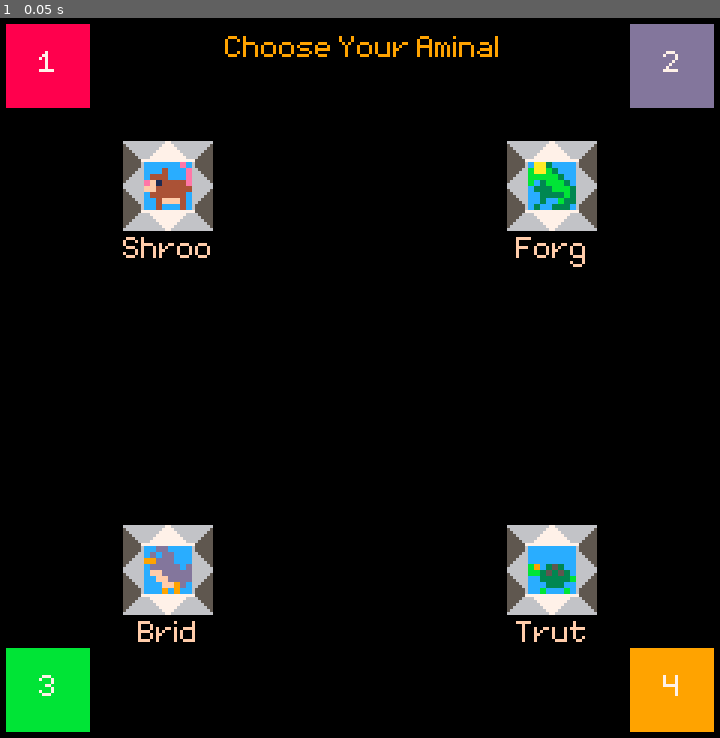
Above: before the commit, frame 1.
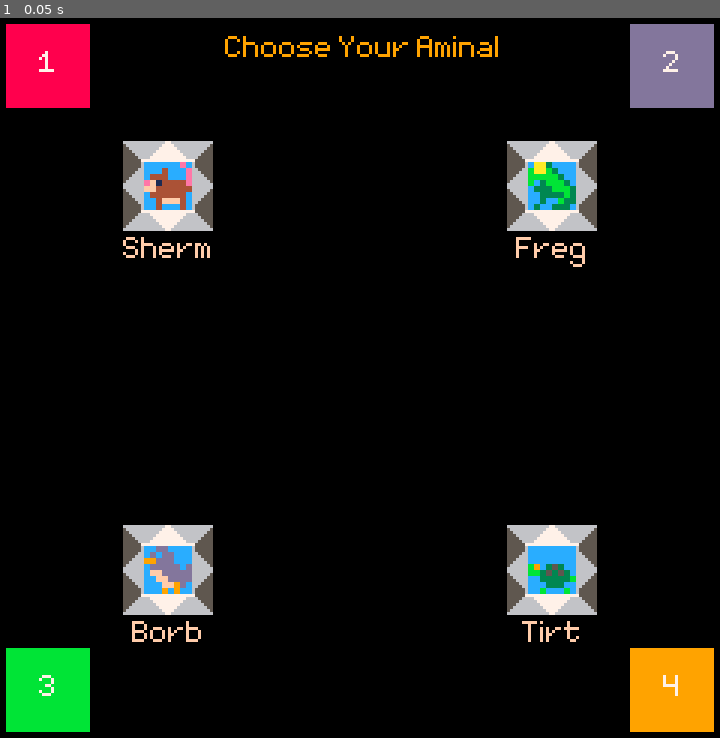
Above: after the commit, the same moment.

Repository: sealgair/ForestFiends
Game: Godot game, scene res://screens/character_select/CharacterSelect.tscn
Two runs of this game, one before a commit and one after it. Both use one fixed random seed, a clock stepped at 60 frames per second and the inputs below.
Inputs:
- Up to frame 1 (0.05 s): no input

The runs differ from the first frame. In frame 1, 0.3% of the frame differs, in the area x 18-82%, y 31-87%.

Commit message:
refactor aminal names

Diff:
--- a/characters/Brid.gd
+++ b/characters/Bird.gd
@@ -13,7 +13,7 @@
 
 
 func get_species():
-	return "Brid"
+	return "Bird"
 
 
 func special():
--- a/characters/Shroo.tscn
+++ b/characters/Bird.tscn
@@ -1,9 +1,9 @@
-[gd_scene load_steps=19 format=2]
+[gd_scene load_steps=16 format=2]
 
 [ext_resource path="res://characters/Player.tscn" type="PackedScene" id=1]
-[ext_resource path="res://characters/Shroo.gd" type="Script" id=2]
-[ext_resource path="res://art/decay.png" type="Texture" id=4]
-[ext_resource path="res://art/shru.png" type="Texture" id=5]
+[ext_resource path="res://characters/Bird.gd" type="Script" id=2]
+[ext_resource path="res://art/decay.png" type="Texture" id=3]
+[ext_resource path="res://art/brid.png" type="Texture" id=4]
 
 [sub_resource type="Shader" id=1]
 resource_local_to_scene = true
@@ -38,59 +38,47 @@
 shader_param/palette = 0
 shader_param/palette_length = 4
 
-[sub_resource type="AtlasTexture" id=36]
-atlas = ExtResource( 5 )
-region = Rect2( 48, 16, 16, 16 )
-
-[sub_resource type="AtlasTexture" id=37]
-atlas = ExtResource( 5 )
-region = Rect2( 64, 16, 16, 16 )
-
-[sub_resource type="AtlasTexture" id=38]
-atlas = ExtResource( 5 )
+[sub_resource type="AtlasTexture" id=23]
+atlas = ExtResource( 4 )
 region = Rect2( 80, 16, 16, 16 )
 
-[sub_resource type="AtlasTexture" id=39]
-atlas = ExtResource( 5 )
+[sub_resource type="AtlasTexture" id=24]
+atlas = ExtResource( 4 )
 region = Rect2( 96, 16, 16, 16 )
 
 [sub_resource type="AtlasTexture" id=20]
-atlas = ExtResource( 4 )
+atlas = ExtResource( 3 )
 region = Rect2( 0, 0, 16, 16 )
 
 [sub_resource type="AtlasTexture" id=21]
-atlas = ExtResource( 4 )
+atlas = ExtResource( 3 )
 region = Rect2( 16, 0, 16, 16 )
 
-[sub_resource type="AtlasTexture" id=34]
-atlas = ExtResource( 5 )
+[sub_resource type="AtlasTexture" id=25]
+atlas = ExtResource( 4 )
 region = Rect2( 0, 16, 16, 16 )
 
-[sub_resource type="AtlasTexture" id=35]
-atlas = ExtResource( 5 )
+[sub_resource type="AtlasTexture" id=26]
+atlas = ExtResource( 4 )
 region = Rect2( 32, 16, 16, 16 )
 
-[sub_resource type="AtlasTexture" id=40]
-atlas = ExtResource( 5 )
-region = Rect2( 80, 16, 16, 16 )
-
-[sub_resource type="AtlasTexture" id=41]
-atlas = ExtResource( 5 )
+[sub_resource type="AtlasTexture" id=27]
+atlas = ExtResource( 4 )
 region = Rect2( 0, 16, 16, 16 )
 
-[sub_resource type="AtlasTexture" id=42]
-atlas = ExtResource( 5 )
+[sub_resource type="AtlasTexture" id=28]
+atlas = ExtResource( 4 )
 region = Rect2( 16, 16, 16, 16 )
 
-[sub_resource type="SpriteFrames" id=33]
+[sub_resource type="SpriteFrames" id=22]
 resource_local_to_scene = true
 animations = [ {
-"frames": [ SubResource( 36 ), SubResource( 37 ), SubResource( 38 ) ],
+"frames": [ SubResource( 23 ) ],
 "loop": false,
 "name": "attack",
 "speed": 10.0
 }, {
-"frames": [ SubResource( 39 ) ],
+"frames": [ SubResource( 24 ) ],
 "loop": true,
 "name": "dead",
 "speed": 5.0
@@ -100,25 +88,27 @@
 "name": "decay",
 "speed": 10.0
 }, {
-"frames": [ SubResource( 34 ), SubResource( 35 ) ],
+"frames": [ SubResource( 25 ) ],
 "loop": true,
 "name": "idle",
 "speed": 5.0
 }, {
-"frames": [ SubResource( 40 ) ],
+"frames": [ SubResource( 26 ) ],
 "loop": true,
 "name": "jump",
 "speed": 5.0
 }, {
-"frames": [ SubResource( 41 ), SubResource( 42 ) ],
+"frames": [ SubResource( 27 ), SubResource( 28 ) ],
 "loop": true,
 "name": "walk",
 "speed": 5.0
 } ]
 
-[node name="Shroo" instance=ExtResource( 1 )]
+[node name="Brid" instance=ExtResource( 1 )]
 script = ExtResource( 2 )
 
 [node name="AnimatedSprite" parent="." index="0"]
 material = SubResource( 2 )
-frames = SubResource( 33 )
+frames = SubResource( 22 )
+animation = "idle"
+frame = 0
--- a/characters/Forg.gd
+++ b/characters/Frog.gd
@@ -12,7 +12,7 @@
 
 
 func get_species():
-	return "Forg"
+	return "Frog"
 
 
 func special():
--- a/characters/Forg.tscn
+++ b/characters/Frog.tscn
@@ -1,7 +1,7 @@
 [gd_scene load_steps=17 format=2]
 
 [ext_resource path="res://characters/Player.tscn" type="PackedScene" id=1]
-[ext_resource path="res://characters/Forg.gd" type="Script" id=2]
+[ext_resource path="res://characters/Frog.gd" type="Script" id=2]
 [ext_resource path="res://art/decay.png" type="Texture" id=3]
 [ext_resource path="res://main/PalletSwap.gdshader" type="Shader" id=4]
 [ext_resource path="res://art/forg.png" type="Texture" id=5]
--- a/characters/Player.gd
+++ b/characters/Player.gd
@@ -52,7 +52,7 @@
 
 
 func get_species():
-	return "Shroo"
+	return "Player"
 
 
 func special():
--- a/characters/Shroo.gd
+++ b/characters/Shrew.gd
@@ -11,7 +11,7 @@
 
 
 func get_species():
-	return "Shroo"
+	return "Shrew"
 
 
 func attack():
--- a/characters/Brid.tscn
+++ b/characters/Shrew.tscn
@@ -1,9 +1,9 @@
-[gd_scene load_steps=16 format=2]
+[gd_scene load_steps=19 format=2]
 
 [ext_resource path="res://characters/Player.tscn" type="PackedScene" id=1]
-[ext_resource path="res://characters/Brid.gd" type="Script" id=2]
-[ext_resource path="res://art/decay.png" type="Texture" id=3]
-[ext_resource path="res://art/brid.png" type="Texture" id=4]
+[ext_resource path="res://characters/Shrew.gd" type="Script" id=2]
+[ext_resource path="res://art/decay.png" type="Texture" id=4]
+[ext_resource path="res://art/shru.png" type="Texture" id=5]
 
 [sub_resource type="Shader" id=1]
 resource_local_to_scene = true
@@ -38,47 +38,59 @@
 shader_param/palette = 0
 shader_param/palette_length = 4
 
-[sub_resource type="AtlasTexture" id=23]
-atlas = ExtResource( 4 )
+[sub_resource type="AtlasTexture" id=36]
+atlas = ExtResource( 5 )
+region = Rect2( 48, 16, 16, 16 )
+
+[sub_resource type="AtlasTexture" id=37]
+atlas = ExtResource( 5 )
+region = Rect2( 64, 16, 16, 16 )
+
+[sub_resource type="AtlasTexture" id=38]
+atlas = ExtResource( 5 )
 region = Rect2( 80, 16, 16, 16 )
 
-[sub_resource type="AtlasTexture" id=24]
-atlas = ExtResource( 4 )
+[sub_resource type="AtlasTexture" id=39]
+atlas = ExtResource( 5 )
 region = Rect2( 96, 16, 16, 16 )
 
 [sub_resource type="AtlasTexture" id=20]
-atlas = ExtResource( 3 )
+atlas = ExtResource( 4 )
 region = Rect2( 0, 0, 16, 16 )
 
 [sub_resource type="AtlasTexture" id=21]
-atlas = ExtResource( 3 )
+atlas = ExtResource( 4 )
 region = Rect2( 16, 0, 16, 16 )
 
-[sub_resource type="AtlasTexture" id=25]
-atlas = ExtResource( 4 )
+[sub_resource type="AtlasTexture" id=34]
+atlas = ExtResource( 5 )
 region = Rect2( 0, 16, 16, 16 )
 
-[sub_resource type="AtlasTexture" id=26]
-atlas = ExtResource( 4 )
+[sub_resource type="AtlasTexture" id=35]
+atlas = ExtResource( 5 )
 region = Rect2( 32, 16, 16, 16 )
 
-[sub_resource type="AtlasTexture" id=27]
-atlas = ExtResource( 4 )
+[sub_resource type="AtlasTexture" id=40]
+atlas = ExtResource( 5 )
+region = Rect2( 80, 16, 16, 16 )
+
+[sub_resource type="AtlasTexture" id=41]
+atlas = ExtResource( 5 )
 region = Rect2( 0, 16, 16, 16 )
 
-[sub_resource type="AtlasTexture" id=28]
-atlas = ExtResource( 4 )
+[sub_resource type="AtlasTexture" id=42]
+atlas = ExtResource( 5 )
 region = Rect2( 16, 16, 16, 16 )
 
-[sub_resource type="SpriteFrames" id=22]
+[sub_resource type="SpriteFrames" id=33]
 resource_local_to_scene = true
 animations = [ {
-"frames": [ SubResource( 23 ) ],
+"frames": [ SubResource( 36 ), SubResource( 37 ), SubResource( 38 ) ],
 "loop": false,
 "name": "attack",
 "speed": 10.0
 }, {
-"frames": [ SubResource( 24 ) ],
+"frames": [ SubResource( 39 ) ],
 "loop": true,
 "name": "dead",
 "speed": 5.0
@@ -88,27 +100,25 @@
 "name": "decay",
 "speed": 10.0
 }, {
-"frames": [ SubResource( 25 ) ],
+"frames": [ SubResource( 34 ), SubResource( 35 ) ],
 "loop": true,
 "name": "idle",
 "speed": 5.0
 }, {
-"frames": [ SubResource( 26 ) ],
+"frames": [ SubResource( 40 ) ],
 "loop": true,
 "name": "jump",
 "speed": 5.0
 }, {
-"frames": [ SubResource( 27 ), SubResource( 28 ) ],
+"frames": [ SubResource( 41 ), SubResource( 42 ) ],
 "loop": true,
 "name": "walk",
 "speed": 5.0
 } ]
 
-[node name="Brid" instance=ExtResource( 1 )]
+[node name="Shroo" instance=ExtResource( 1 )]
 script = ExtResource( 2 )
 
 [node name="AnimatedSprite" parent="." index="0"]
 material = SubResource( 2 )
-frames = SubResource( 22 )
-animation = "idle"
-frame = 0
+frames = SubResource( 33 )
--- a/characters/Trut.gd
+++ b/characters/Turt.gd
@@ -9,7 +9,7 @@
 
 
 func get_species():
-	return "Trut"
+	return "Turt"
 
 func get_animation():
 	if defending:
--- a/characters/Trut.tscn
+++ b/characters/Turt.tscn
@@ -1,18 +1,18 @@
 [gd_scene load_steps=22 format=2]
 
-[ext_resource path="res://characters/Player.tscn" type="PackedScene" id=1]
-[ext_resource path="res://art/trut.png" type="Texture" id=2]
+[ext_resource path="res://art/trut.png" type="Texture" id=1]
+[ext_resource path="res://art/decay.png" type="Texture" id=2]
 [ext_resource path="res://main/PalletSwap.gdshader" type="Shader" id=3]
-[ext_resource path="res://art/decay.png" type="Texture" id=4]
-[ext_resource path="res://characters/Trut.gd" type="Script" id=5]
-[ext_resource path="res://main/PalletSwap.tres" type="Material" id=6]
+[ext_resource path="res://main/PalletSwap.tres" type="Material" id=4]
+[ext_resource path="res://characters/Player.tscn" type="PackedScene" id=5]
+[ext_resource path="res://characters/Turt.gd" type="Script" id=6]
 
 [sub_resource type="AtlasTexture" id=3]
-atlas = ExtResource( 2 )
+atlas = ExtResource( 1 )
 region = Rect2( 16, 32, 16, 16 )
 
 [sub_resource type="AtlasTexture" id=2]
-atlas = ExtResource( 2 )
+atlas = ExtResource( 1 )
 region = Rect2( 0, 32, 16, 16 )
 
 [sub_resource type="SpriteFrames" id=1]
@@ -114,11 +114,11 @@
 "speed": 5.0
 } ]
 
-[node name="Trut" instance=ExtResource( 1 )]
-script = ExtResource( 5 )
+[node name="Trut" instance=ExtResource( 5 )]
+script = ExtResource( 6 )
 
 [node name="Head" type="AnimatedSprite" parent="." index="0"]
-material = ExtResource( 6 )
+material = ExtResource( 4 )
 frames = SubResource( 1 )
 animation = "idle"
 
--- a/main/AminalSprite.gd
+++ b/main/AminalSprite.gd
@@ -8,9 +8,10 @@
 
 
 func set_species(species):
-	var instance = Global.species[species].instance()
-	instance.palette = palette
-	set_aminal(instance)
+	if species in Global.species:
+		var instance = Global.species[species].instance()
+		instance.palette = palette
+		set_aminal(instance)
 
 func set_aminal(instance):
 	var aminal_sprite = instance.get_node("AnimatedSprite")
--- a/main/Global.gd
+++ b/main/Global.gd
@@ -1,10 +1,10 @@
 extends Node
 
 var species = {
-	'Shroo': load("res://characters/Shroo.tscn"),
-	'Brid': load("res://characters/Brid.tscn"),
-	'Forg': load("res://characters/Forg.tscn"),
-	'Trut': load("res://characters/Trut.tscn"),
+	'Shrew': load("res://characters/Shrew.tscn"),
+	'Bird': load("res://characters/Bird.tscn"),
+	'Frog': load("res://characters/Frog.tscn"),
+	'Turt': load("res://characters/Turt.tscn"),
 }
 var screens = {
 	'select': "res://screens/character_select/CharacterSelect.tscn",
--- a/screens/character_select/CharacterSelect.tscn
+++ b/screens/character_select/CharacterSelect.tscn
@@ -15,14 +15,14 @@
 
 [node name="Selector1" parent="." instance=ExtResource( 4 )]
 position = Vector2( 48, 48 )
-species = "Shroo"
+species = "Shrew"
 
 [node name="Selector2" parent="." instance=ExtResource( 4 )]
 position = Vector2( 112, 48 )
 
 [node name="Selector3" parent="." instance=ExtResource( 4 )]
 position = Vector2( 176, 48 )
-species = "Forg"
+species = "Frog"
 
 [node name="Selector4" parent="." instance=ExtResource( 4 )]
 position = Vector2( 48, 112 )
@@ -35,14 +35,14 @@
 
 [node name="Selector7" parent="." instance=ExtResource( 4 )]
 position = Vector2( 48, 176 )
-species = "Brid"
+species = "Bird"
 
 [node name="Selector8" parent="." instance=ExtResource( 4 )]
 position = Vector2( 112, 176 )
 
 [node name="Selector9" parent="." instance=ExtResource( 4 )]
 position = Vector2( 176, 176 )
-species = "Trut"
+species = "Turt"
 
 [node name="Choose" type="Label" parent="."]
 margin_left = 83.0
--- a/screens/character_select/CharacterSelector.gd
+++ b/screens/character_select/CharacterSelector.gd
@@ -2,9 +2,16 @@
 
 export (int) var highlighted = 0
 export (int) var selected = 0
-export (String) var species = ""
+export (String, "Shrew", "Bird", "Frog", "Turt") var species
 
 var player_sprites
+
+var names = {
+	"Shrew": "Sherm",
+	"Bird": "Borb",
+	"Frog": "Freg",
+	"Turt": "Tirt",
+}
 
 func _ready():
 	player_sprites = [
@@ -15,7 +22,7 @@
 	]
 	if species:
 		$AminalSprite.set_species(species)
-		$Label.text = species
+		$Label.text = names[species]
 	else:
 		visible = false
 
Not shown: 1 places in characters/Turt.tscn that only renumber resources
